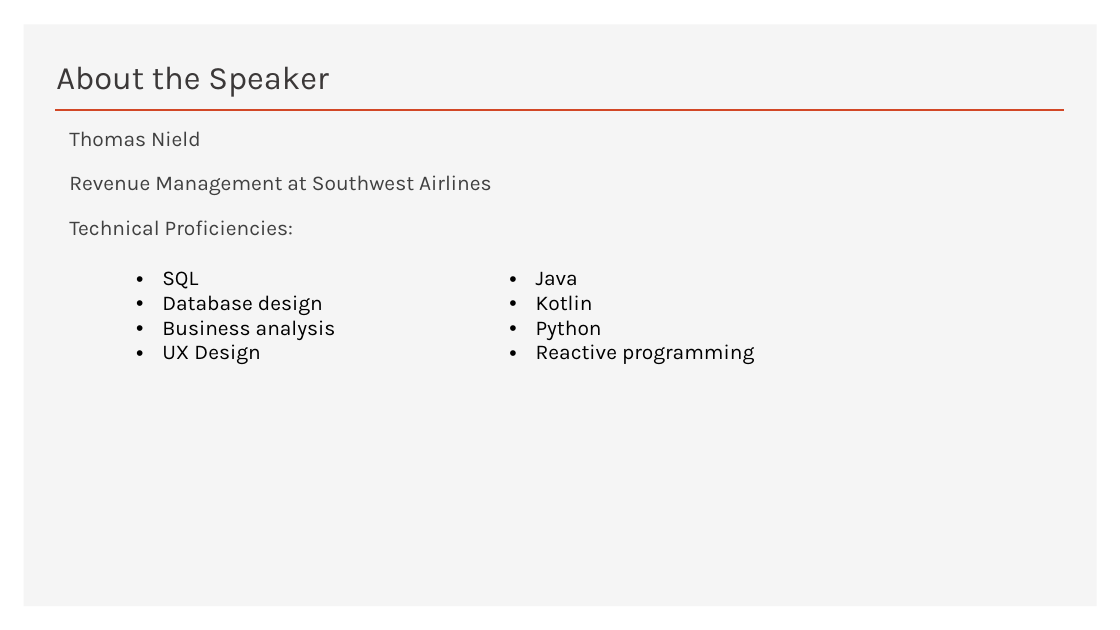
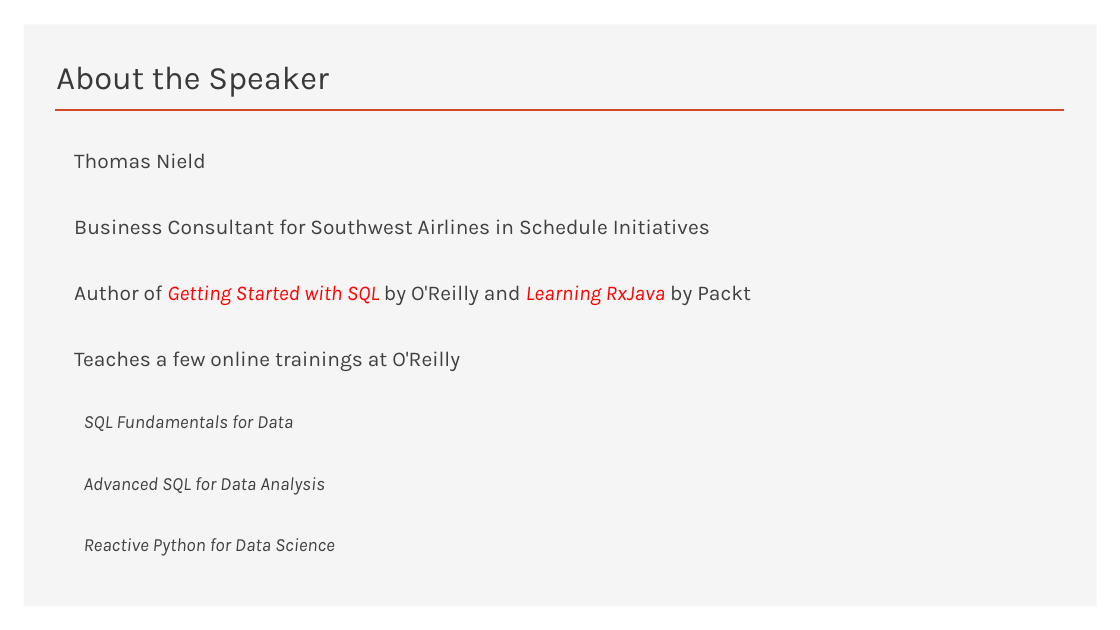
Before and after one commit to thomasnield/oreilly_sql_fundamentals_for_data, a slide deck: slide 2 of notes_and_slides/sql_fundamentals_slides.pptx. Drawn at 1120x630 pixels with LibreOffice and Linux fonts; fonts in the diff are those of the drawing. Boxes give left, top, right and bottom in pixels: in the first picture for what was removed or moved away, otherwise in the second. Text is boxed around its words. In the diff, an @@ line names an element or a change of style, - is before the commit and + after.

```diff
--- a/notes_and_slides/sql_fundamentals_slides.pptx
+++ b/notes_and_slides/sql_fundamentals_slides.pptx
@@ text at box(74, 153, 206, 168): line spacing 18pt to 1.7 @@
@@ text at box(74, 219, 751, 556): text changed @@
-Revenue Management at Southwest Airlines
-Technical Proficiencies:
+Business Consultant for Southwest Airlines in Schedule Initiatives
+Author of Getting Started with SQL by O'Reilly and Learning RxJava by Packt
+Teaches a few online trainings at O'Reilly
+  SQL Fundamentals for Data
+  Advanced SQL for Data Analysis
+  Reactive Python for Data Science
@@ table removed at box(128, 262, 874, 397), 1 rows, 2 columns @@
-SQL / Database design / Business analysis / UX Design | Java / Kotlin / Python / Reactive programming
```
Also in this commit, not shown: 1 other slide changed, 3 other files.
